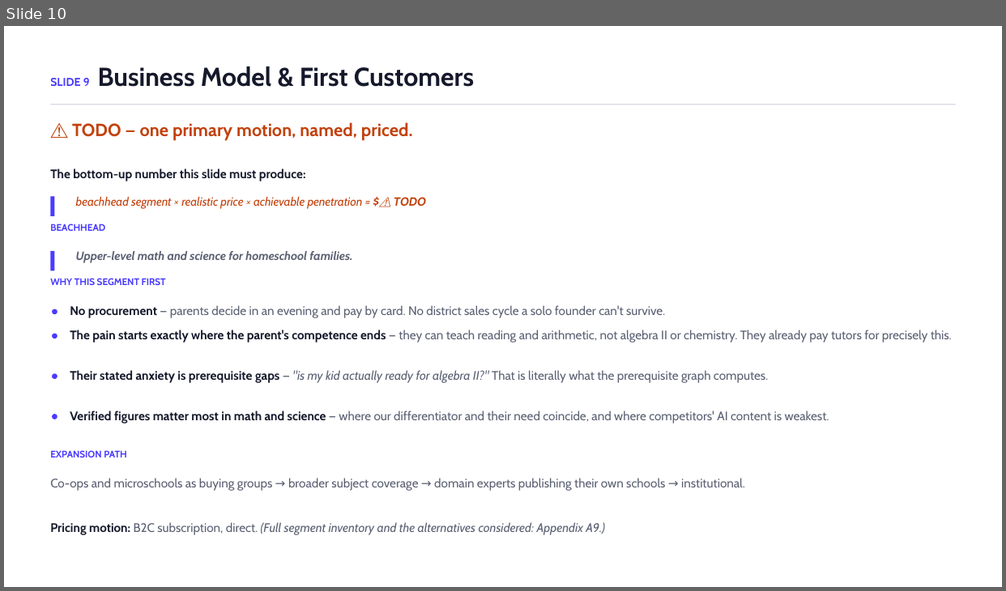
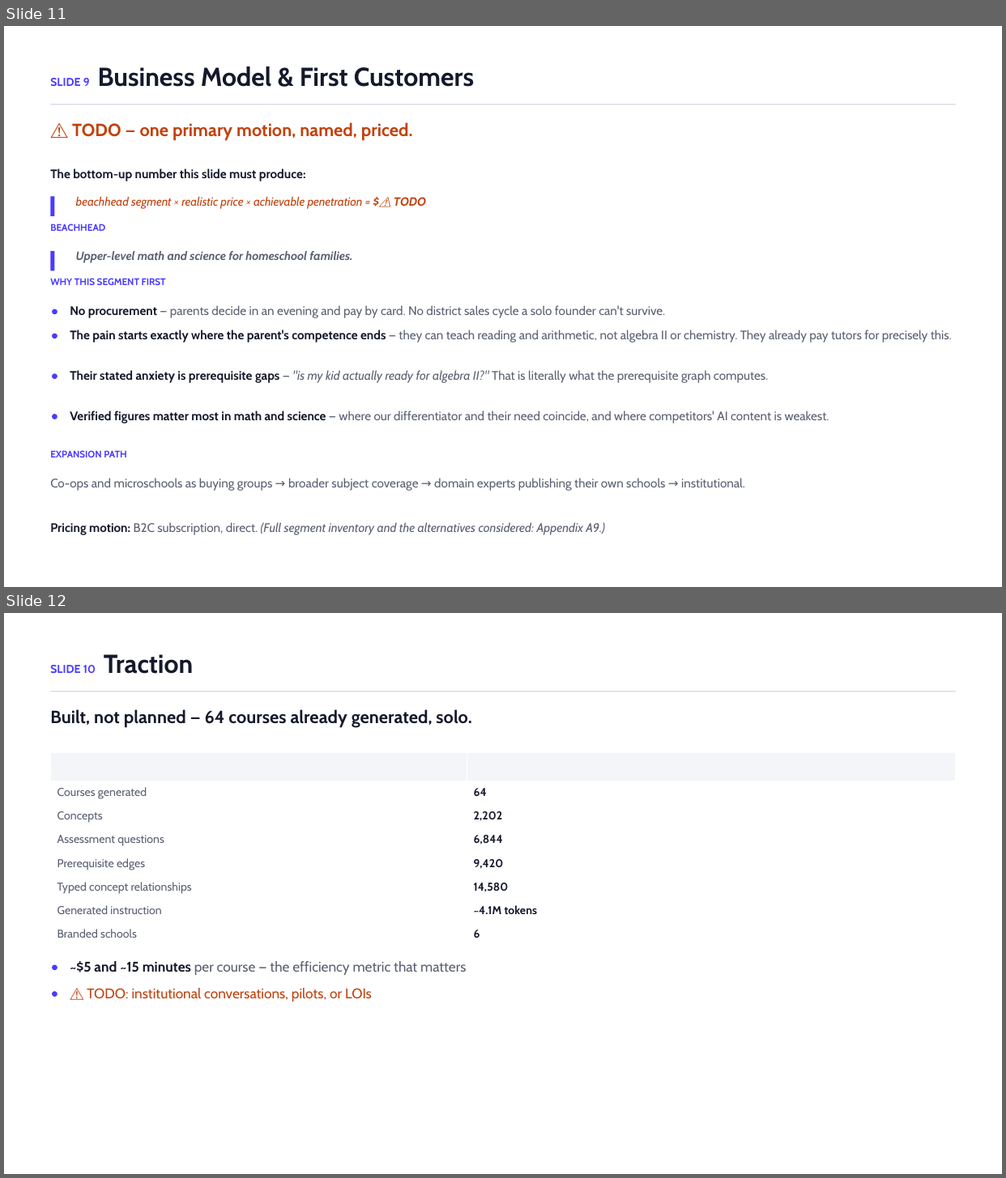
Before and after one commit to ChuckIrvine/qlaudia, a slide deck: pitch_deck/qlaudia_pitch_deck.pptx. Shown one above the other, each under a label of ours: slide 10 before the commit, slides 11 and 12 after it. The pictures are 1006x591 and 1006x1178 pixels, drawn with LibreOffice and Linux fonts; fonts in the diff are those of the drawing. Boxes give left, top, right and bottom in pixels: in the first picture for what was removed or moved away, otherwise in the second. Text is boxed around its words. In the diff, an @@ line names an element or a change of style, - is before the commit and + after.

```diff
--- a/pitch_deck/qlaudia_pitch_deck.pptx
+++ b/pitch_deck/qlaudia_pitch_deck.pptx
@@ slide 12 added at (4,613,1002,1174), background #FFFFFF @@
@@ text added at (50,654,194,674), 25 pt, text #15192B, bold @@
+SLIDE 10 Traction
@@ rectangle added at (50,691,956,692), fill #D8DBE6 @@
@@ text added at (50,709,472,728), 17 pt, text #15192B, bold @@
+Built, not planned — 64 courses already generated, solo.
@@ table added at (50,753,956,943), 8 rows, 2 columns @@
+ | 
+Courses generated | 64
+Concepts | 2,202
+Assessment questions | 6,844
+Prerequisite edges | 9,420
+Typed concept relationships | 14,580
+Generated instruction | ~4.1M tokens
+Branded schools | 6
@@ ellipse added at (52,965,57,970), fill #4A3AFF @@
@@ text added at (70,961,466,975), 13.5 pt, text #5A6072 @@
+~$5 and ~15 minutes per course — the efficiency metric that matters
@@ ellipse added at (52,992,57,997), fill #4A3AFF @@
@@ text added at (87,988,372,1003), 13.5 pt, text #C2410C @@
+⚠️ TODO: institutional conversations, pilots, or LOIs
@@ what was slide 10 is now slide 11 @@
```
Also in this commit, not shown: 6 slides changed, 4 other slides added, 2 slides removed, 2 other files.
